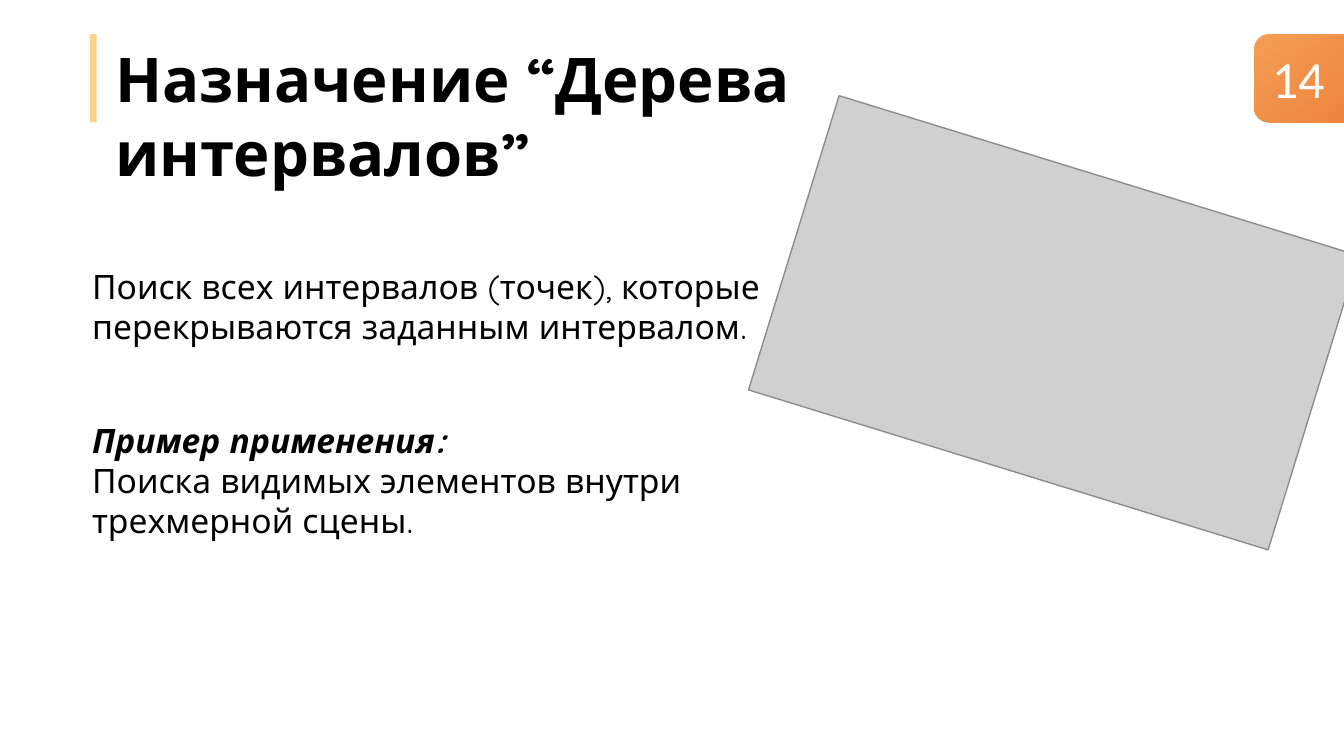
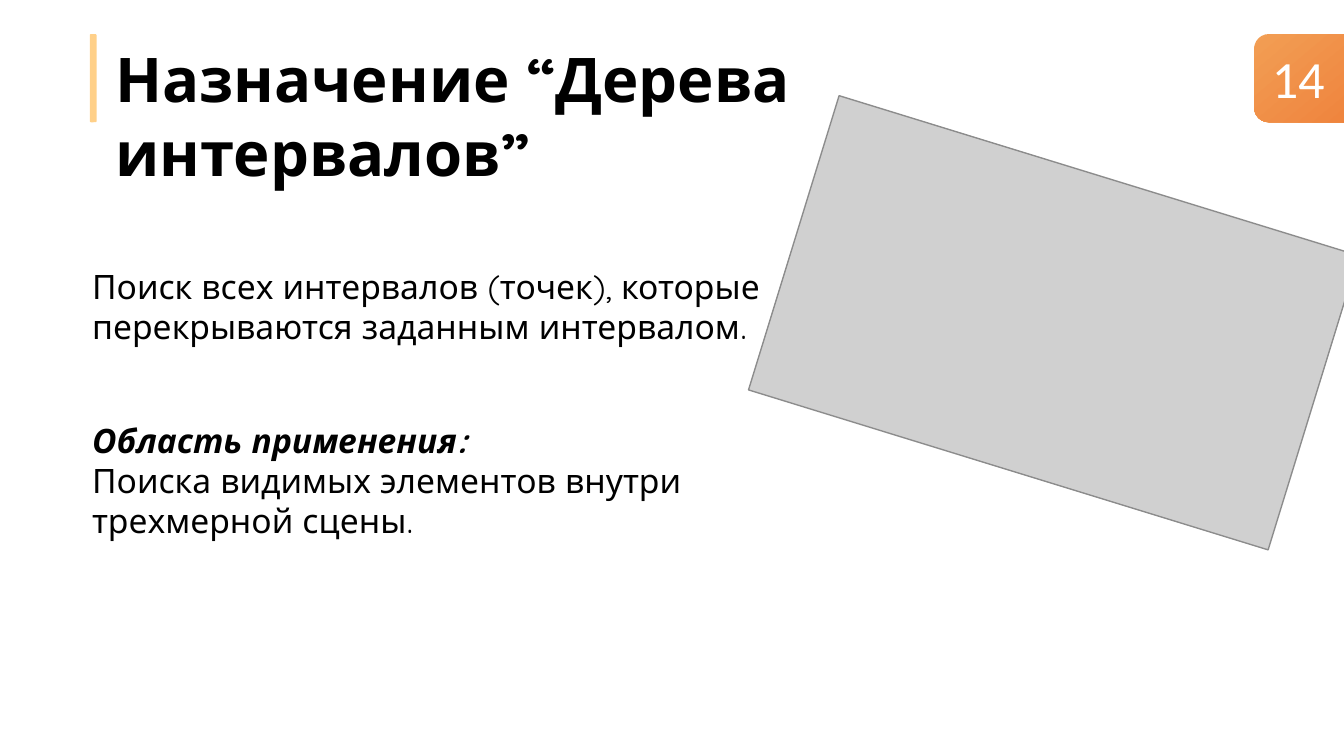
Before and after one commit to nikitachurganov/Interval-Tree, a slide deck: slide 14 of Дерево интервалов.pptx. Drawn at 1344x756 pixels with LibreOffice and Linux fonts; fonts in the diff are those of the drawing; grey boxes stand for pictures. Boxes give left, top, right and bottom in pixels: in the first picture for what was removed or moved away, otherwise in the second. Text is boxed around its words. In the diff, an @@ line names an element or a change of style, - is before the commit and + after.

```diff
--- a/Дерево интервалов.pptx
+++ b/Дерево интервалов.pptx
@@ text at (92, 427, 457, 461): text changed @@
-Пример применения:
+Область применения:
```
Also in this commit, not shown: 4 other slides changed, 1 slide added, 1 slide removed.
